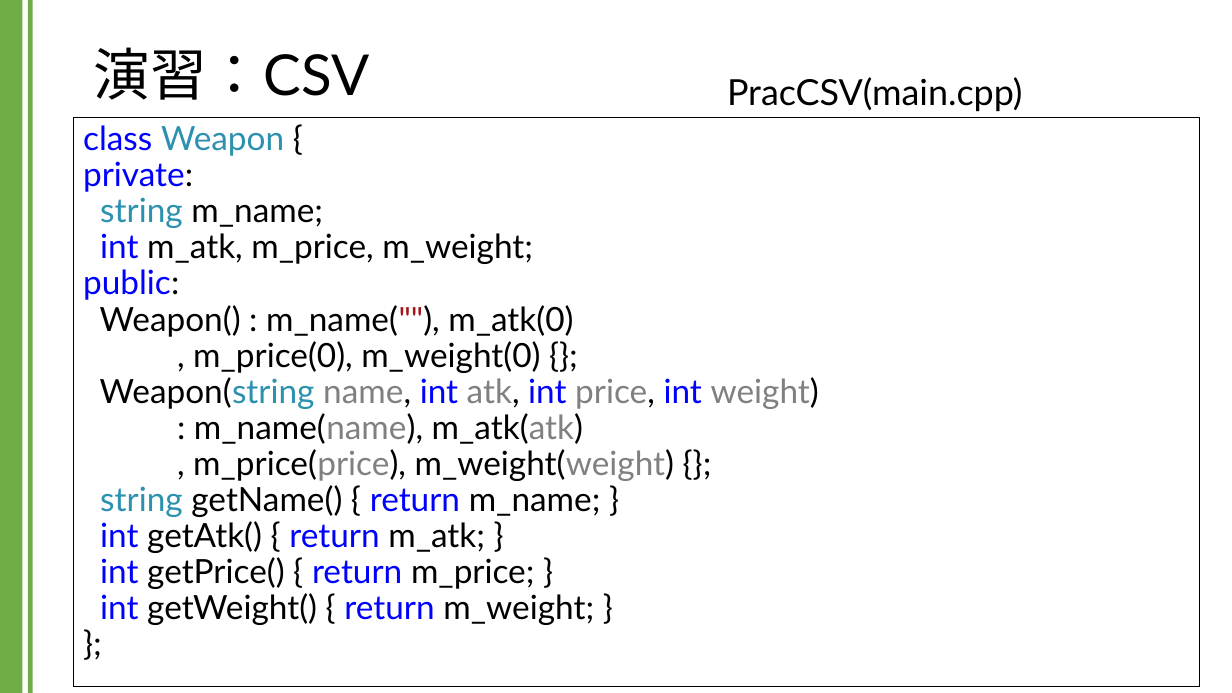
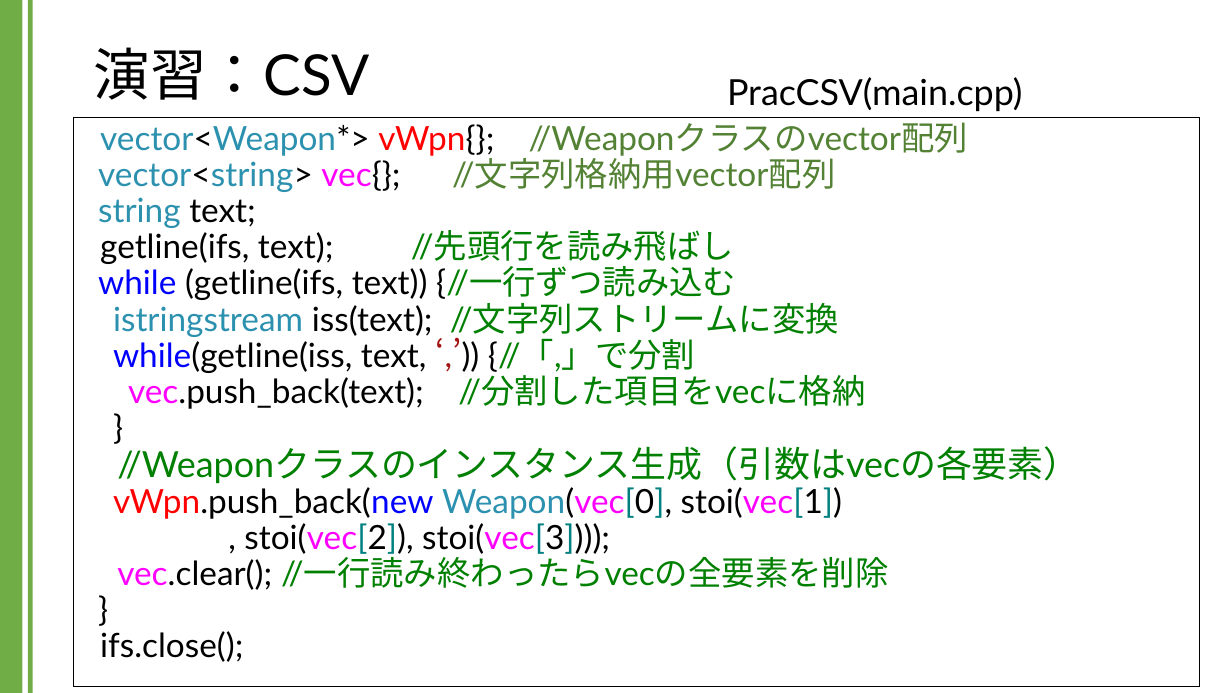
Before and after one commit to kic-murata/cpp2024, a slide deck: slide 12 of 授業資料/演習課題：CSV.pptx. Drawn at 1232x693 pixels with LibreOffice and Linux fonts; fonts in the diff are those of the drawing. Boxes give left, top, right and bottom in pixels: in the first picture for what was removed or moved away, otherwise in the second. Text is boxed around its words. In the diff, an @@ line names an element or a change of style, - is before the commit and + after.

```diff
--- a/授業資料/演習課題：CSV.pptx
+++ b/授業資料/演習課題：CSV.pptx
@@ text at [98,122,1079,662]: text changed @@
-class Weapon {
-private:
-string m_name;
-int m_atk, m_price, m_weight;
-public:
-Weapon() : m_name(""), m_atk(0)
-, m_price(0), m_weight(0) {};
-Weapon(string name, int atk, int price, int weight)
-: m_name(name), m_atk(atk)
-, m_price(price), m_weight(weight) {};
-string getName() { return m_name; }
-int getAtk() { return m_atk; }
-int getPrice() { return m_price; }
-int getWeight() { return m_weight; }
-};
+vector<Weapon*> vWpn{}; //Weaponクラスのvector配列
+vector<string> vec{}; //文字列格納用vector配列
+string text;
+getline(ifs, text); //先頭行を読み飛ばし
+while (getline(ifs, text)) {//一行ずつ読み込む
+istringstream iss(text); //文字列ストリームに変換
+while(getline(iss, text, ‘,’)) {//「,」で分割
+vec.push_back(text); //分割した項目をvecに格納
+}
+//Weaponクラスのインスタンス生成（引数はvecの各要素）
+vWpn.push_back(new Weapon(vec[0], stoi(vec[1])
+, stoi(vec[2]), stoi(vec[3])));
+vec.clear(); //一行読み終わったらvecの全要素を削除
+}
+ifs.close();
```
Also in this commit, not shown: 4 other slides changed, 4 slides added, 1 other file.
